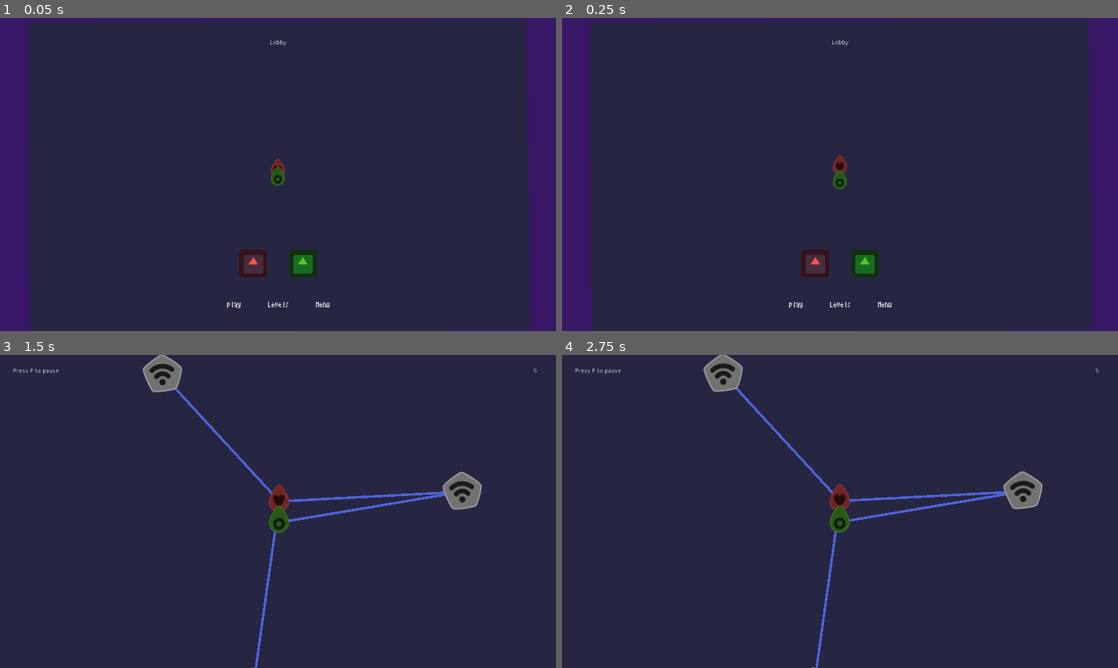
Above: before the commit, frames 1-4 (two rows, left to right).
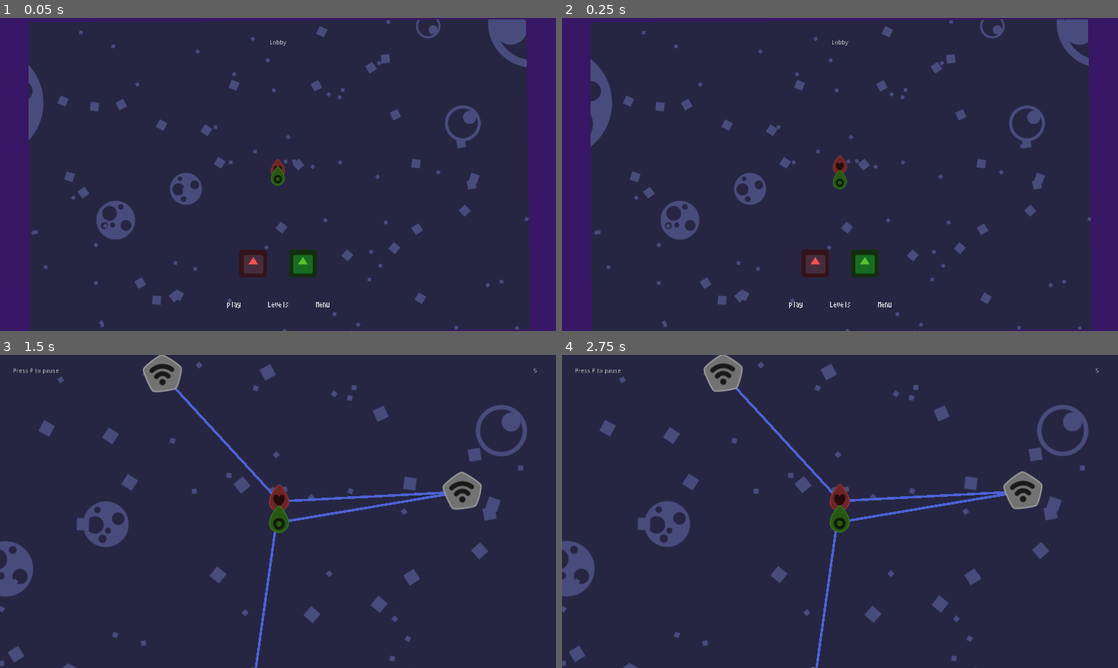
Above: after the commit, the same moments.

Repository: jacobabarbary/BooleanCircuit
Game: Godot game, scene res://lobby/lobby.tscn
Two runs of this game, one before a commit and one after it. Both use one fixed random seed, a clock stepped at 60 frames per second and the inputs below. This scene is started directly instead of the project's main scene. The engine's default icon, where the game draws it, is replaced by a stand-in: a white triangle on a blue panel in a dark square.
Inputs:
- Up to frame 1 (0.05 s): no input
- Up to frame 2 (0.25 s): no input
- Up to frame 3 (1.5 s): click "play" at 0.5 s; tap P at 1.25 s
- Up to frame 4 (2.75 s): tap P at 2 s

The runs differ from the first frame. In frame 1, 3.8% of the frame differs, in the area x 5-96%, y 0-100%; in frame 2, 3.9%; in frame 3, 3.7%; in frame 4, 3.7%.

Commit message:
done with parallax

Diff:
--- /dev/null
+++ b/ParallaxBackgroundTest.gd
@@ -0,0 +1,10 @@
+extends ParallaxBackground
+
+export(int) var speed: int = 1000
+export(float) var rotation_speed = 0.4
+
+var direction = Vector2(1, 0)
+
+func _process(delta):
+	scroll_offset += direction * speed * delta
+	direction = direction.rotated(rotation_speed * delta)
--- /dev/null
+++ b/ParallaxBackgroundTest.tscn
@@ -0,0 +1,14 @@
+[gd_scene load_steps=3 format=2]
+
+[ext_resource path="res://assets/background3.png" type="Texture" id=1]
+[ext_resource path="res://ParallaxBackgroundTest.gd" type="Script" id=2]
+
+[node name="ParallaxBackground" type="ParallaxBackground"]
+script = ExtResource( 2 )
+
+[node name="ParallaxLayer" type="ParallaxLayer" parent="."]
+motion_mirroring = Vector2( 1920, 1920 )
+
+[node name="Sprite" type="Sprite" parent="ParallaxLayer"]
+texture = ExtResource( 1 )
+centered = false
--- /dev/null
+++ b/gui/LargePlanets.gd
@@ -0,0 +1,16 @@
+extends Sprite
+
+
+# Declare member variables here. Examples:
+# var a = 2
+# var b = "text"
+
+
+# Called when the node enters the scene tree for the first time.
+func _ready():
+	pass # Replace with function body.
+
+
+# Called every frame. 'delta' is the elapsed time since the previous frame.
+#func _process(delta):
+#	pass
--- a/gui/menu.tscn
+++ b/gui/menu.tscn
@@ -1,70 +1,16 @@
-[gd_scene load_steps=11 format=2]
+[gd_scene load_steps=6 format=2]
 
 [ext_resource path="res://assets/AtariSmall.ttf" type="DynamicFontData" id=1]
 [ext_resource path="res://gui/buttons/quit.tscn" type="PackedScene" id=2]
-[ext_resource path="res://assets/background1.png" type="Texture" id=3]
-[ext_resource path="res://shared/Parallax.gd" type="Script" id=4]
+[ext_resource path="res://shared/GuiBackground.tscn" type="PackedScene" id=3]
 [ext_resource path="res://gui/buttons/lobby.tscn" type="PackedScene" id=5]
-[ext_resource path="res://assets/background2.png" type="Texture" id=6]
-[ext_resource path="res://assets/background4.png" type="Texture" id=7]
-[ext_resource path="res://assets/background3.png" type="Texture" id=8]
-[ext_resource path="res://shared/titleCam.gd" type="Script" id=9]
 
 [sub_resource type="DynamicFont" id=1]
 font_data = ExtResource( 1 )
 
 [node name="Gui" type="Node"]
 
-[node name="background" type="Node2D" parent="."]
-
-[node name="cam" type="Position2D" parent="background"]
-script = ExtResource( 9 )
-
-[node name="Camera2D" type="Camera2D" parent="background/cam"]
-position = Vector2( 641.065, 358.306 )
-current = true
-smoothing_enabled = true
-smoothing_speed = 1.0
-
-[node name="Parallax" type="ParallaxBackground" parent="background"]
-script = ExtResource( 4 )
-
-[node name="TextureRect" type="TextureRect" parent="background/Parallax"]
-margin_right = 40.0
-margin_bottom = 40.0
-__meta__ = {
-"_edit_use_anchors_": false
-}
-
-[node name="ParallaxLayer" type="ParallaxLayer" parent="background/Parallax"]
-motion_scale = Vector2( 1.2, 1.2 )
-
-[node name="LargePlanets" type="Sprite" parent="background/Parallax/ParallaxLayer"]
-position = Vector2( 641.065, 375.471 )
-texture = ExtResource( 3 )
-region_enabled = true
-region_rect = Rect2( 0, 0, 1920, 1080 )
-
-[node name="ParallaxLayer2" type="ParallaxLayer" parent="background/Parallax"]
-motion_scale = Vector2( 0.4, 0.4 )
-
-[node name="SmallPlanets" type="Sprite" parent="background/Parallax/ParallaxLayer2"]
-position = Vector2( 641.065, 358.306 )
-texture = ExtResource( 6 )
-
-[node name="ParallaxLayer3" type="ParallaxLayer" parent="background/Parallax"]
-motion_scale = Vector2( 0.6, 0.6 )
-
-[node name="LargeStars" type="Sprite" parent="background/Parallax/ParallaxLayer3"]
-position = Vector2( 641.065, 368.022 )
-texture = ExtResource( 8 )
-
-[node name="ParallaxLayer4" type="ParallaxLayer" parent="background/Parallax"]
-motion_scale = Vector2( 0.2, 0.2 )
-
-[node name="SmallStars" type="Sprite" parent="background/Parallax/ParallaxLayer4"]
-position = Vector2( 641.065, 352.471 )
-texture = ExtResource( 7 )
+[node name="background" parent="." instance=ExtResource( 3 )]
 
 [node name="Gui" type="CanvasLayer" parent="."]
 
--- a/lobby/lobby.tscn
+++ b/lobby/lobby.tscn
@@ -7,11 +7,14 @@
 [ext_resource path="res://gui/buttons/levels.tscn" type="PackedScene" id=5]
 [ext_resource path="res://level/SpawnPoints.gd" type="Script" id=6]
 [ext_resource path="res://objects/spawn/Spawn.tscn" type="PackedScene" id=7]
+[ext_resource path="res://shared/GuiBackground.tscn" type="PackedScene" id=8]
 
 [node name="Lobby" type="Node" groups=[
 "PlayerProfiles",
 ]]
 script = ExtResource( 1 )
+
+[node name="background" parent="." instance=ExtResource( 8 )]
 
 [node name="Room" type="Node2D" parent="."]
 position = Vector2( 646.608, 363.054 )
@@ -50,7 +53,7 @@
 [node name="SpawnPoints" type="Node2D" parent="Room"]
 script = ExtResource( 6 )
 
-[node name="Spawn" type="Position2D" parent="Room/SpawnPoints" instance=ExtResource( 7 )]
+[node name="Spawn" parent="Room/SpawnPoints" instance=ExtResource( 7 )]
 
 [node name="CanvasLayer" type="CanvasLayer" parent="."]
 
--- a/main/game.tscn
+++ b/main/game.tscn
@@ -1,7 +1,8 @@
-[gd_scene load_steps=3 format=2]
+[gd_scene load_steps=4 format=2]
 
 [ext_resource path="res://main/game.gd" type="Script" id=1]
 [ext_resource path="res://gui/game.tscn" type="PackedScene" id=2]
+[ext_resource path="res://shared/Parallax.tscn" type="PackedScene" id=3]
 
 [node name="Game" type="Node" groups=[
 "GameEnder",
@@ -15,6 +16,8 @@
 pause_mode = 2
 script = ExtResource( 1 )
 
+[node name="Parallax" parent="." instance=ExtResource( 3 )]
+
 [node name="Reset" type="Timer" parent="."]
 pause_mode = 1
 wait_time = 5.0
--- /dev/null
+++ b/shared/GuiBackground.gd
@@ -0,0 +1,12 @@
+extends Node
+
+export(int) var speed: int = 50
+export(float) var rotation_speed: float = 0.1
+
+var direction = Vector2(1, 0)
+
+onready var parallax = $Parallax
+
+func _process(delta):
+	parallax.scroll_offset += direction * speed * delta
+	direction = direction.rotated(rotation_speed * delta)
--- /dev/null
+++ b/shared/GuiBackground.tscn
@@ -0,0 +1,9 @@
+[gd_scene load_steps=3 format=2]
+
+[ext_resource path="res://shared/Parallax.tscn" type="PackedScene" id=1]
+[ext_resource path="res://shared/GuiBackground.gd" type="Script" id=3]
+
+[node name="background" type="Node"]
+script = ExtResource( 3 )
+
+[node name="Parallax" parent="." instance=ExtResource( 1 )]
--- a/shared/Parallax.gd
+++ /dev/null
@@ -1 +0,0 @@
-extends ParallaxBackground
--- /dev/null
+++ b/shared/Parallax.tscn
@@ -0,0 +1,73 @@
+[gd_scene load_steps=5 format=2]
+
+[ext_resource path="res://assets/background4.png" type="Texture" id=1]
+[ext_resource path="res://assets/background1.png" type="Texture" id=2]
+[ext_resource path="res://assets/background3.png" type="Texture" id=3]
+[ext_resource path="res://assets/background2.png" type="Texture" id=4]
+
+[node name="Parallax" type="ParallaxBackground"]
+
+[node name="Layer" type="ParallaxLayer" parent="."]
+motion_scale = Vector2( 1.5, 1.5 )
+motion_mirroring = Vector2( 3840, 3840 )
+__meta__ = {
+"_editor_description_": ""
+}
+
+[node name="LargePlanets" type="Sprite" parent="Layer"]
+z_index = 10
+z_as_relative = false
+texture = ExtResource( 2 )
+centered = false
+region_enabled = true
+region_rect = Rect2( 0, 0, 3840, 3840 )
+region_filter_clip = true
+__meta__ = {
+"_editor_description_": ""
+}
+
+[node name="Layer2" type="ParallaxLayer" parent="."]
+motion_scale = Vector2( 0.5, 0.5 )
+motion_mirroring = Vector2( 3840, 3840 )
+__meta__ = {
+"_editor_description_": ""
+}
+
+[node name="SmallPlanets" type="Sprite" parent="Layer2"]
+texture = ExtResource( 4 )
+centered = false
+region_enabled = true
+region_rect = Rect2( 0, 0, 3840, 3840 )
+region_filter_clip = true
+__meta__ = {
+"_editor_description_": ""
+}
+
+[node name="Layer3" type="ParallaxLayer" parent="."]
+position = Vector2( -6.33801, 6.33813 )
+motion_scale = Vector2( 0.8, 0.8 )
+motion_mirroring = Vector2( 3840, 3840 )
+
+[node name="LargeStars" type="Sprite" parent="Layer3"]
+texture = ExtResource( 3 )
+centered = false
+region_enabled = true
+region_rect = Rect2( 0, 0, 3840, 3840 )
+region_filter_clip = true
+
+[node name="Layer4" type="ParallaxLayer" parent="."]
+motion_scale = Vector2( 0.2, 0.2 )
+motion_mirroring = Vector2( 3840, 3840 )
+__meta__ = {
+"_editor_description_": ""
+}
+
+[node name="SmallStars" type="Sprite" parent="Layer4"]
+texture = ExtResource( 1 )
+centered = false
+region_enabled = true
+region_rect = Rect2( 0, 0, 3840, 3840 )
+region_filter_clip = true
+__meta__ = {
+"_editor_description_": ""
+}
--- a/shared/titleCam.gd
+++ b/shared/titleCam.gd
@@ -1,7 +1,12 @@
 extends Position2D
 
-export(int) var speed: int = 20
+export(int) var speed: int = 50
+export(bool) var is_gui = false
+export(float) var rotation_speed = 0.1
+# TODO onready disable or enable this camera
+var direction = Vector2(1, 0)
+
 
 func _process(delta):
-	position.x += speed * delta
-	position.y += speed * delta
+	position += direction * speed * delta
+	direction = direction.rotated(rotation_speed * delta)
Not shown: 1 places in lobby/lobby.tscn that only renumber resources
